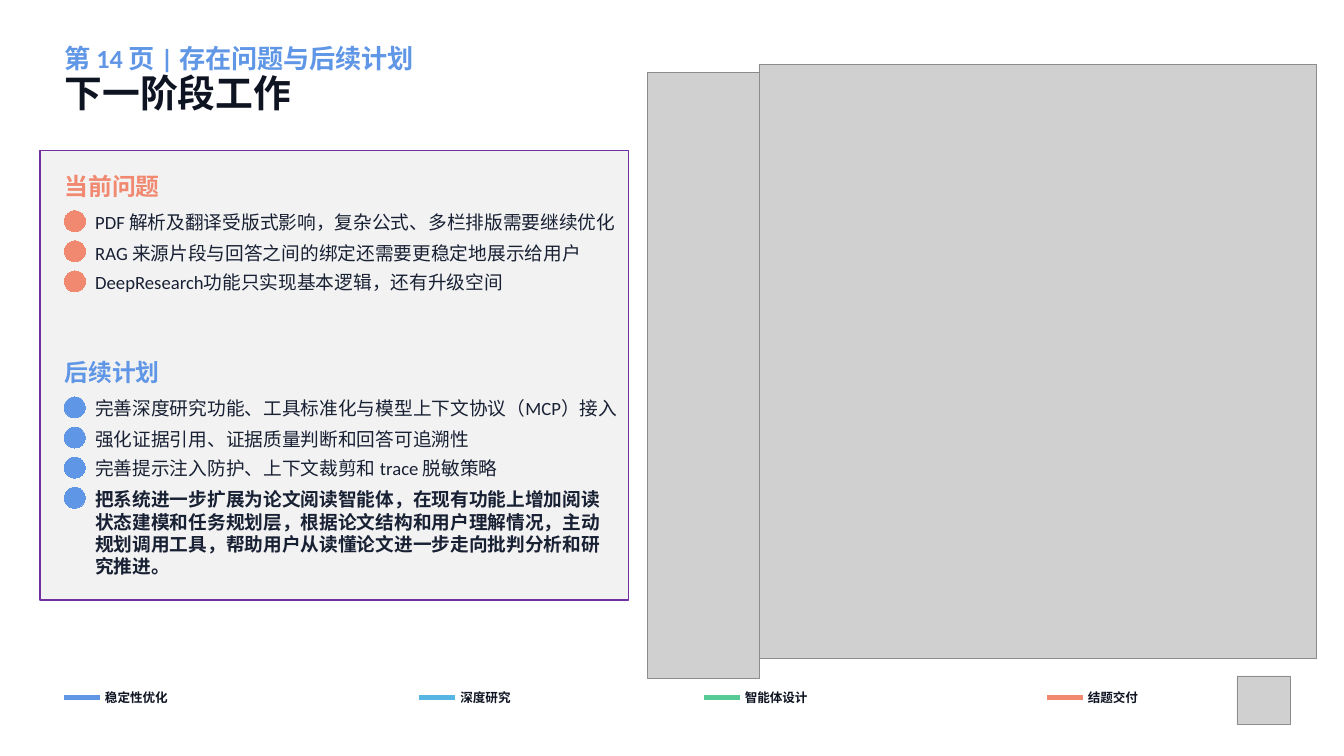
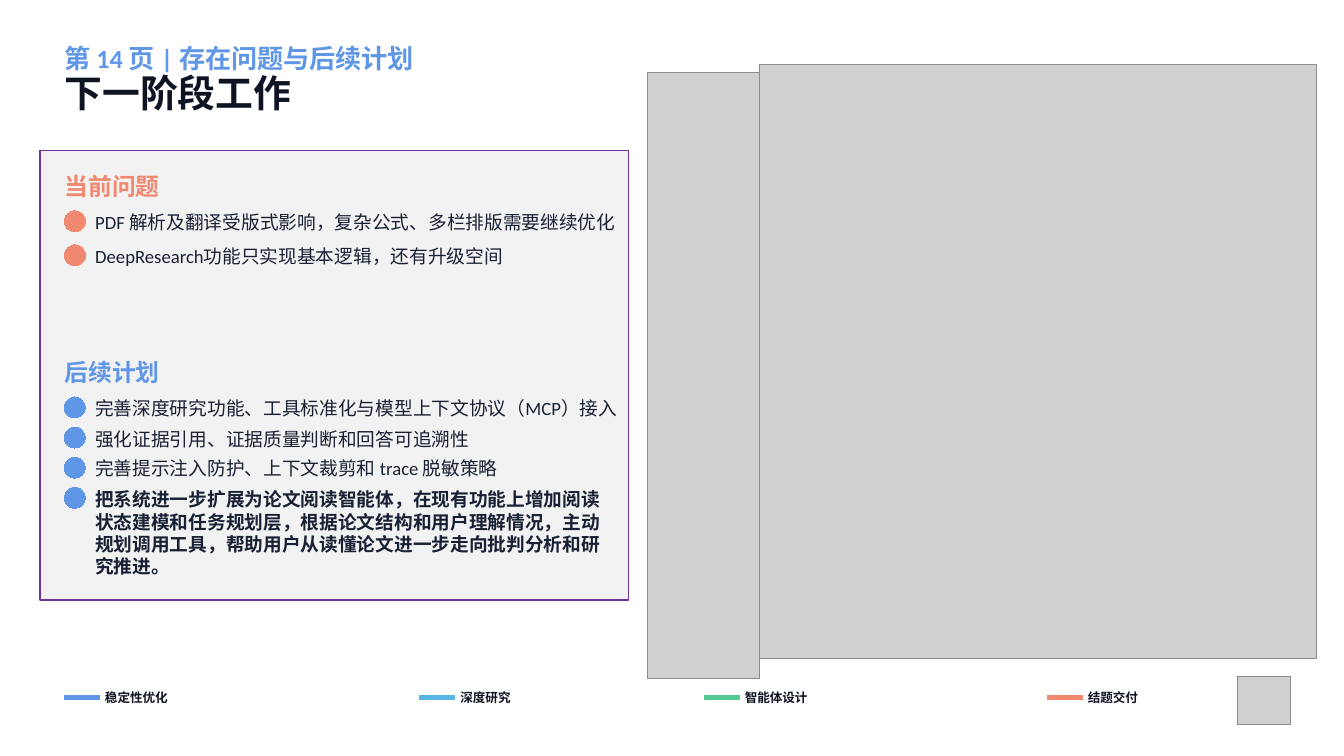
Before and after one commit to zhengjiahong-ai/ai_project, a slide deck: slide 14 of docs/中期答辩/答辩展示/中期答辩.pptx. Drawn at 1344x756 pixels with LibreOffice and Linux fonts; fonts in the diff are those of the drawing; grey boxes stand for pictures. Boxes give left, top, right and bottom in pixels: in the first picture for what was removed or moved away, otherwise in the second. Text is boxed around its words. In the diff, an @@ line names an element or a change of style, - is before the commit and + after.

```diff
--- a/docs/中期答辩/答辩展示/中期答辩.pptx
+++ b/docs/中期答辩/答辩展示/中期答辩.pptx
@@ rounded rectangle: place and size @@
-rounded rectangle at box(65, 271, 85, 292)
+rounded rectangle at box(65, 245, 85, 265)
@@ rounded rectangle removed at box(65, 241, 85, 261) @@
@@ text "DeepResearch功能只实现基本逻辑，还有升级空间": place and size @@
-text "DeepResearch功能只实现基本逻辑，还有升级空间" at box(95, 274, 503, 292)
+text "DeepResearch功能只实现基本逻辑，还有升级空间" at box(95, 248, 503, 266)
@@ text removed at box(95, 244, 581, 262) @@
-RAG 来源片段与回答之间的绑定还需要更稳定地展示给用户
```
Also in this commit, not shown: 3 other slides changed, 1 other file.
